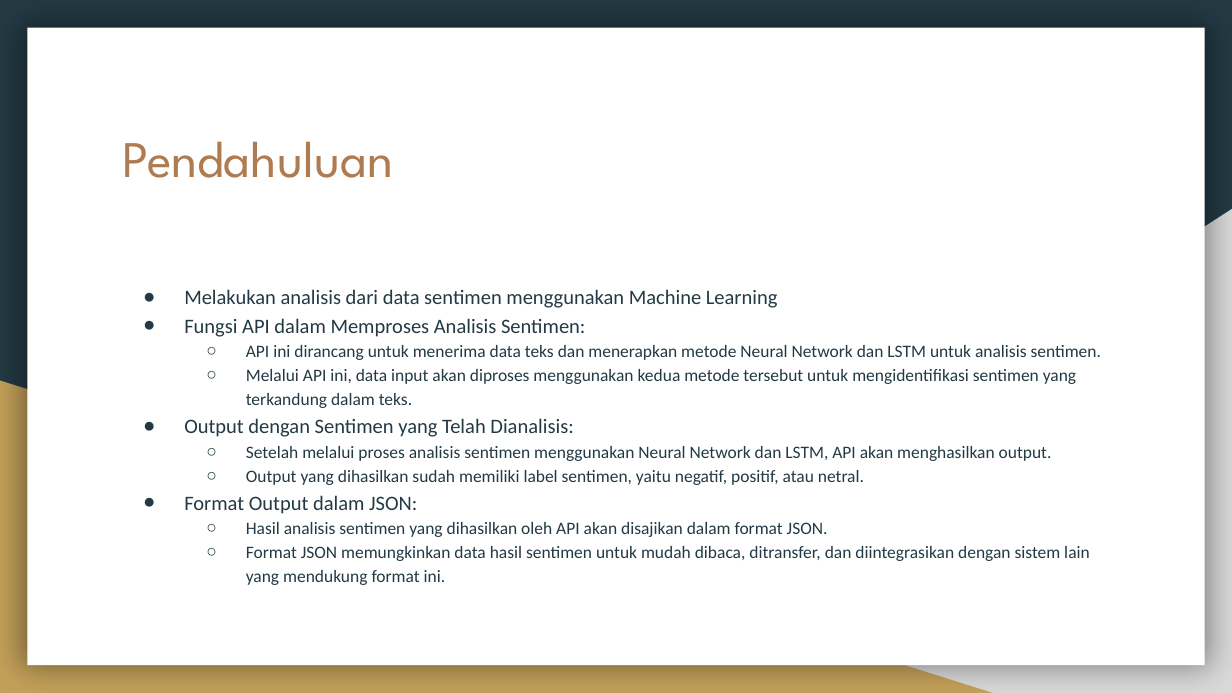
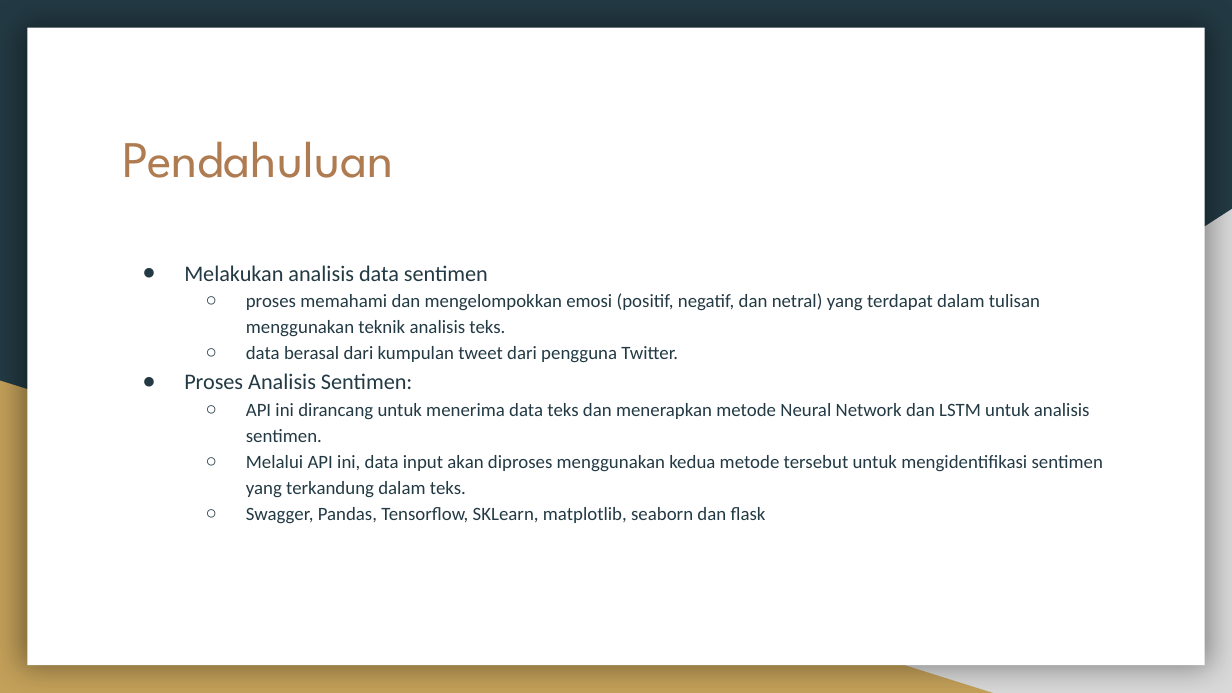
Before and after one commit to raihaneka50908/F_DSC2200908_08_Raihan_hate-speech_Platinum, a slide deck: slide 2 of Challenge Platinum_ Membuat API untuk Analisis Sentimen dan Laporan Analisis Data berdasarkan Sentimen.pptx. Drawn at 1232x693 pixels with LibreOffice and Linux fonts; fonts in the diff are those of the drawing. Boxes give left, top, right and bottom in pixels: in the first picture for what was removed or moved away, otherwise in the second. Text is boxed around its words. In the diff, an @@ line names an element or a change of style, - is before the commit and + after.

Commit message:
Update Challenge Platinum_ Membuat API untuk Analisis Sentimen dan Laporan Analisis Data berdasarkan Sentimen.pptx
Revisi bagian pendahuluan

```diff
--- a/Challenge Platinum_ Membuat API untuk Analisis Sentimen dan Laporan Analisis Data berdasarkan Sentimen.pptx
+++ b/Challenge Platinum_ Membuat API untuk Analisis Sentimen dan Laporan Analisis Data berdasarkan Sentimen.pptx
@@ text "Melakukan analisis data sentimen": place and size @@
-text "Melakukan analisis data sentimen" at [184,289,1101,585]
+text "Melakukan analisis data sentimen" at [184,265,1103,524]
@@ text at [184,265,1040,389]: text changed; size 12 to 11 pt @@
-● Melakukan analisis dari data sentimen menggunakan Machine Learning
-● Fungsi API dalam Memproses Analisis Sentimen:
+● Melakukan analisis data sentimen
+  ○ proses memahami dan mengelompokkan emosi (positif, negatif, dan netral) yang terdapat dalam tulisan menggunakan teknik analisis teks.
+  ○ data berasal dari kumpulan tweet dari pengguna Twitter.
+● Proses Analisis Sentimen:
@@ text at [246,403,1103,498]: size 10.2 to 11 pt in "API ini dirancang untuk menerima data teks ...", "Melalui API ini, data input akan diproses ..."; indent changed @@
@@ text at [246,507,766,524]: text changed; size 10.2 to 11 pt @@
-● Output dengan Sentimen yang Telah Dianalisis:
-  ○ Setelah melalui proses analisis sentimen menggunakan Neural Network dan LSTM, API akan menghasilkan output.
-  ○ Output yang dihasilkan sudah memiliki label sentimen, yaitu negatif, positif, atau netral.
-● Format Output dalam JSON:
-  ○ Hasil analisis sentimen yang dihasilkan oleh API akan disajikan dalam format JSON.
-  ○ Format JSON memungkinkan data hasil sentimen untuk mudah dibaca, ditransfer, dan diintegrasikan dengan sistem lain yang mendukung format ini.
+  ○ Swagger, Pandas, Tensorflow, SKLearn, matplotlib, seaborn dan flask
```
